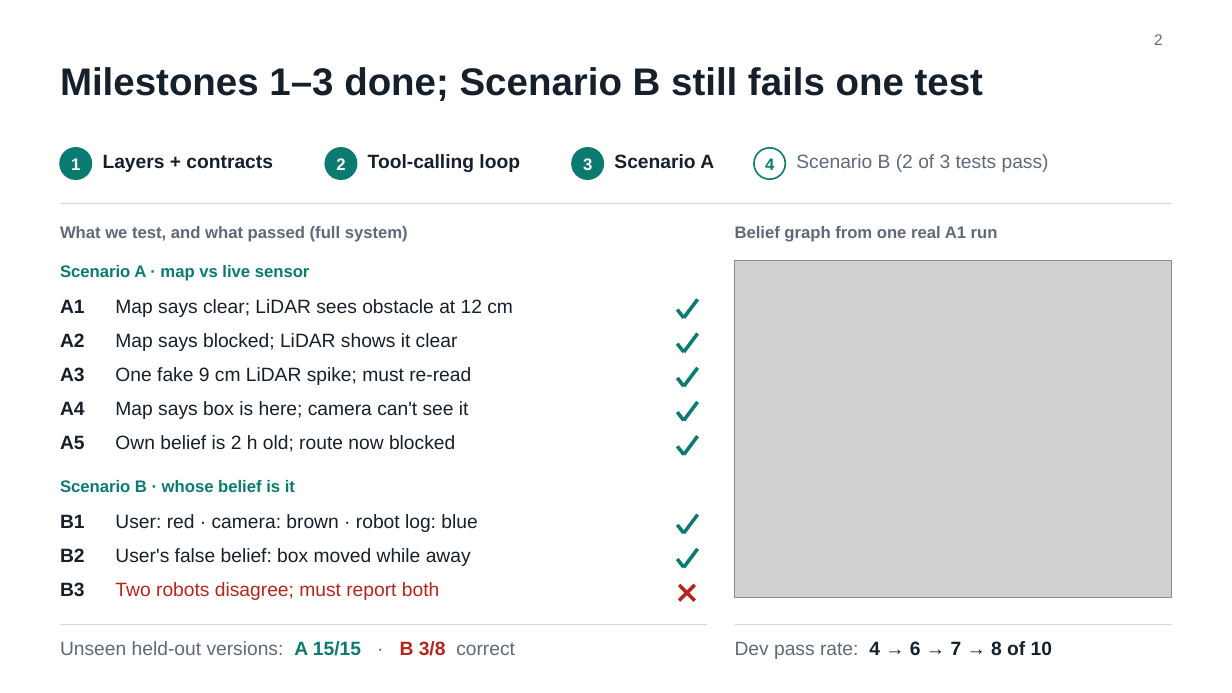
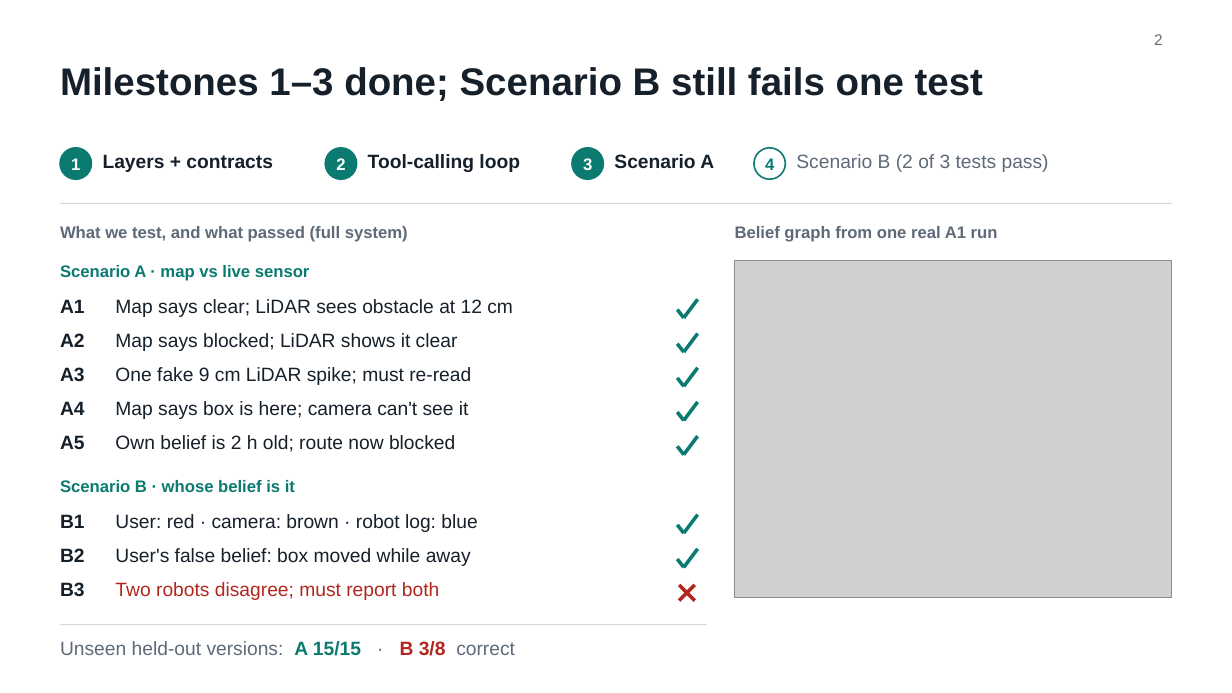
Before and after one commit to Sid-1806/I_Agent_AI_Project, a slide deck: slide 2 of I_Agent_FlashTalk.pptx. Drawn at 1232x693 pixels with LibreOffice and Linux fonts; fonts in the diff are those of the drawing; grey boxes stand for pictures. Boxes give left, top, right and bottom in pixels: in the first picture for what was removed or moved away, otherwise in the second. Text is boxed around its words. In the diff, an @@ line names an element or a change of style, - is before the commit and + after.

```diff
--- a/I_Agent_FlashTalk.pptx
+++ b/I_Agent_FlashTalk.pptx
@@ line removed from (735, 625) to (1172, 625) @@
@@ text removed at (x1=735, y1=641, x2=1052, y2=659) @@
-Dev pass rate: 4 → 6 → 7 → 8 of 10
```
Also in this commit, not shown: 1 slide added, 1 slide removed.
